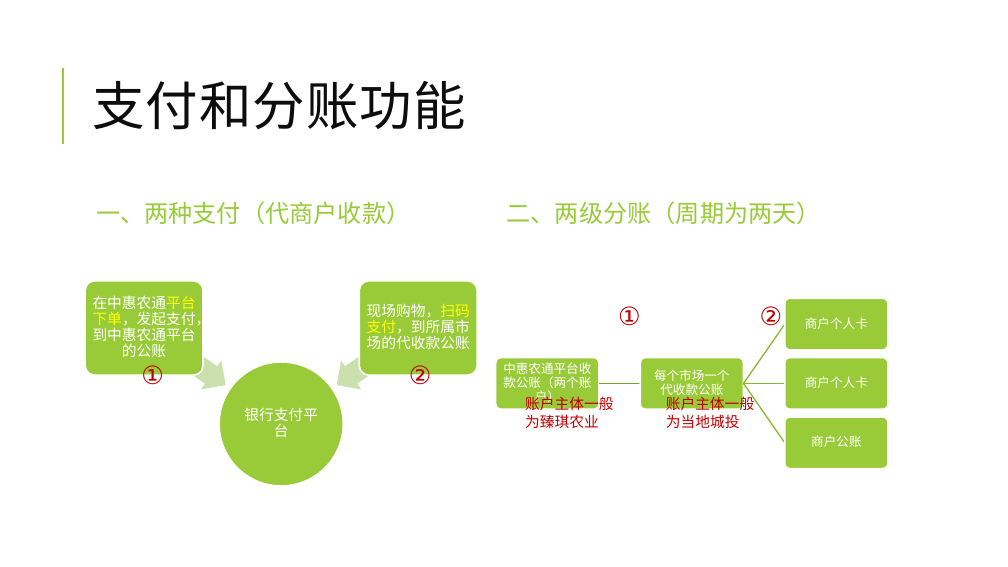
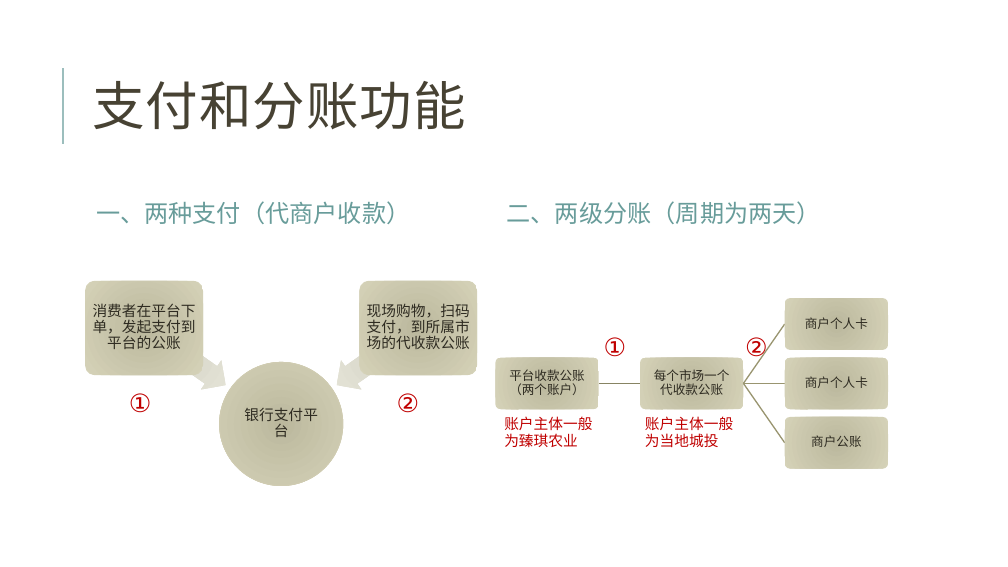
Before and after one commit to jzgi/chainsmart, a slide deck: slide 27 of Docs/品链供销平台.pptx. Drawn at 1008x567 pixels with LibreOffice and Linux fonts; fonts in the diff are those of the drawing. Boxes give left, top, right and bottom in pixels: in the first picture for what was removed or moved away, otherwise in the second. Text is boxed around its words. In the diff, an @@ line names an element or a change of style, - is before the commit and + after.

```diff
--- a/Docs/品链供销平台.pptx
+++ b/Docs/品链供销平台.pptx
@@ title "支付和分账功能" at box(92, 81, 466, 130): text colour #0D0D0D to #474233 @@
@@ line (63, 144) - (63, 68): stroke #99CB38 1.5 pt to #9CBEBD 1.5 pt @@
@@ text "一、两种支付（代商户收款）" at box(96, 201, 410, 224): text colour #99CB38 to #689C9A @@
@@ text "二、两级分账（周期为两天）" at box(507, 201, 821, 224): text colour #99CB38 to #689C9A @@
@@ text "现场购物，扫码支付，到所属市场的代收款公账" at box(367, 303, 470, 349): text colour #FFFFFF to #2E2B21, text colour #FFFF00 to #2E2B21 in "现场购物，扫码支付，到所属市场的代收款公账" @@
@@ fill #99CB38 to gradient #BBB89D to #D5D2B9; outline #FFFFFF 1.5 pt to none in 8 elements at box(219, 362, 343, 486), box(85, 281, 203, 376), box(359, 281, 477, 376), box(640, 358, 744, 409), box(785, 358, 889, 409), box(785, 417, 889, 469), box(495, 358, 599, 409), box(785, 298, 889, 349) @@
@@ text colour #FFFFFF to #2E2B21 in 5 elements at box(244, 408, 318, 437), box(654, 369, 730, 395), box(805, 376, 868, 388), box(811, 435, 861, 447), box(805, 317, 868, 329) @@
@@ text at box(93, 304, 196, 349): text changed; text colour #FFFFFF to #2E2B21 @@
-在中惠农通平台下单，发起支付，到中惠农通平台的公账
+消费者在平台下单，发起支付到平台的公账
@@ left arrow at box(134, 313, 236, 400): fill #CAE2AF to gradient #DAD8CC to #E7E5D8 @@
@@ left arrow at box(327, 313, 429, 400): fill #CAE2AF to gradient #DAD8CC to #E7E5D8 @@
@@ text "① ②": place and size @@
-text "① ②" at box(618, 306, 783, 331)
+text "① ②" at box(604, 337, 768, 362)
@@ text "① ②" rewrapped from box(141, 363, 432, 390) to box(129, 393, 420, 413) @@
@@ text at box(509, 369, 585, 395): text changed; text colour #FFFFFF to #2E2B21 @@
-中惠农通平台收款公账（两个账户）
+平台收款公账（两个账户）
@@ freeform shape at box(599, 382, 640, 385): outline #7BA32D 1.25 pt to #878463 1.25 pt @@
@@ outline #8BB833 1.25 pt to #999671 1.25 pt in 3 elements at box(743, 323, 786, 385), box(743, 382, 785, 385), box(743, 383, 786, 444) @@
@@ text "账户主体一般为臻琪农业": place and size @@
-text "账户主体一般为臻琪农业" at box(525, 395, 613, 428)
+text "账户主体一般为臻琪农业" at box(504, 416, 592, 447)
@@ text "账户主体一般为当地城投": place and size @@
-text "账户主体一般为当地城投" at box(666, 395, 754, 429)
+text "账户主体一般为当地城投" at box(645, 416, 733, 448)
```
Also in this commit, not shown: 27 other slides changed, 13 other files.
